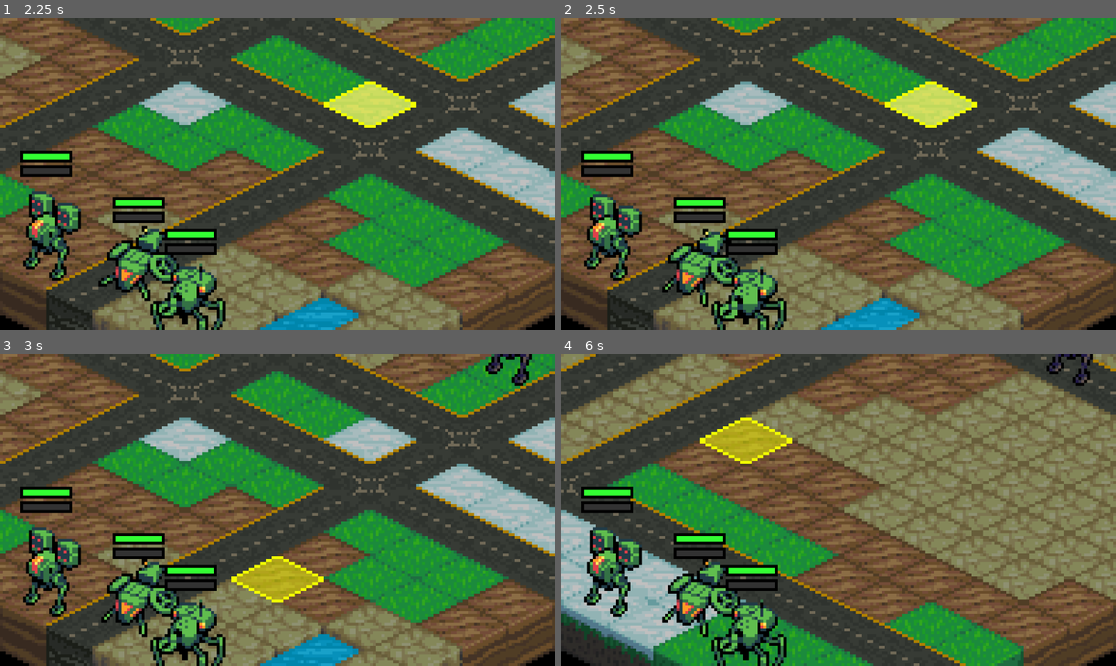
Above: before the commit, frames 1-4 (two rows, left to right).
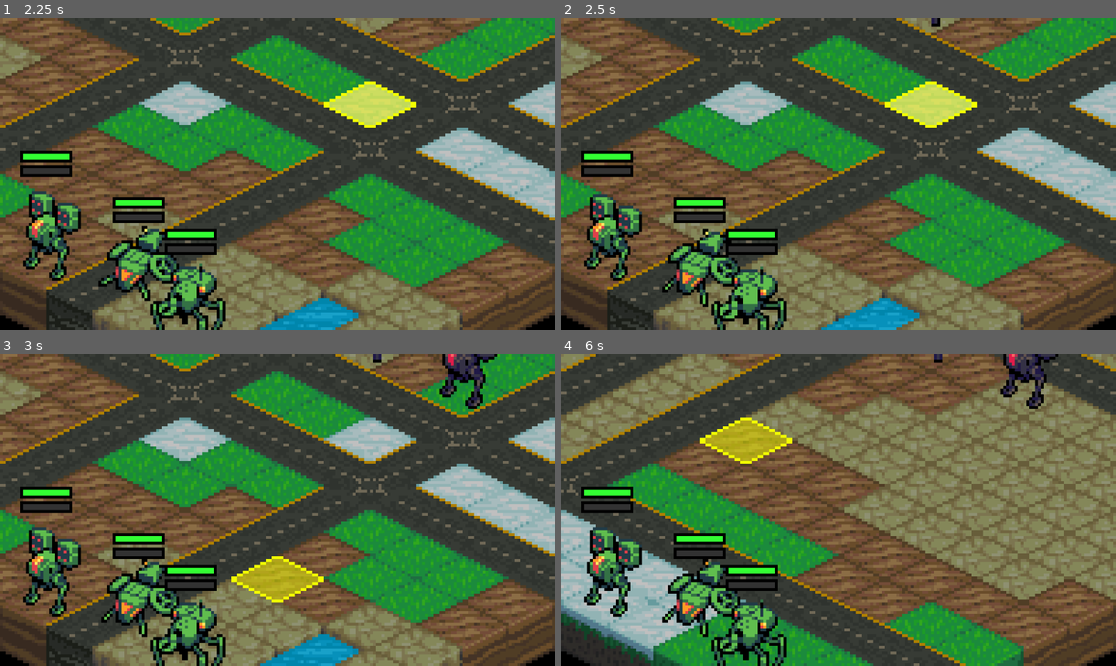
Above: after the commit, the same moments.

Repository: Tekknobot/Terrain
Game: Godot game, scene res://Scenes/Main.tscn
Same seed, same stepped clock (60 frames per second), same inputs: the game is played once before the commit and once after it.
Inputs (mouse positions are in pixels of both pictures, inside the frame that each line leads up to):
- Up to frame 1 (2.25 s): tap Enter at 0.5 s; move the mouse to (399, 158) at 0.52 s; click (399, 158) at 0.67 s; tap Space at 0.77, 1.52 s; move the mouse to (166, 189) at 1.27 s; click (166, 189) at 1.42 s; move the mouse to (333, 105) at 2.02 s; click (333, 105) at 2.17 s
- Up to frame 2 (2.5 s): no input
- Up to frame 3 (3 s): move the mouse to (249, 572) at 2.77 s; click (249, 572) at 2.92 s
- Up to frame 4 (6 s): tap Space at 3.02, 3.77, 4.52 s; move the mouse to (1005, 556) at 3.52 s; click (1005, 556) at 3.67 s; move the mouse to (672, 463) at 4.27 s; click (672, 463) at 4.42 s; move the mouse to (866, 510) at 5.02 s; click (866, 510) at 5.17 s; move the mouse to (755, 432) at 5.77 s; click (755, 432) at 5.92 s

Frame 1 is identical in both runs. In frame 2, less than 0.1% of the frame differs, in the area x 66-69%, y 0-3%; in frame 3, 1.4%, in the area x 67-96%, y 0-18%; in frame 4, 1.1%.

Commit message:
Nicely done.

Diff:
--- a/Scripts/BattleGrid.gd
+++ b/Scripts/BattleGrid.gd
@@ -224,9 +224,8 @@
 		print("  -", unit.name, "at", unit.tile_pos, "is_player:", unit.is_player)
 
 
-func update_astar_grid() -> void:
-	var tilemap = self
-	var used_rect = tilemap.get_used_rect()
+func update_astar_grid():
+	var used_rect = get_used_rect()
 	grid_actual_width = used_rect.size.x
 	grid_actual_height = used_rect.size.y
 
@@ -234,29 +233,25 @@
 	astar.cell_size = Vector2(1, 1)
 	astar.default_compute_heuristic = 1
 	astar.diagonal_mode = AStarGrid2D.DIAGONAL_MODE_NEVER
-
-	# IMPORTANT: set grid size so neighbors get connected
 	astar.size = Vector2i(grid_actual_width, grid_actual_height)
 
-	# Create all walkable points
+	# Register all walkable tiles first
 	for x in range(grid_actual_width):
 		for y in range(grid_actual_height):
 			var pos = Vector2i(x, y)
-			var tile_id = tilemap.get_cell_source_id(0, pos)
-			if tile_id != -1 and tile_id != water_tile_id:
-				astar.set_point_solid(pos, false)
-
-	# Build neighbor links
+			var tile_id = get_cell_source_id(0, pos)
+
+			# Water = not walkable
+			var walkable = tile_id != water_tile_id
+			astar.set_point_solid(pos, not walkable)
+
+	# Mark all occupied tiles as solid (blocked)
+	for unit in get_tree().get_nodes_in_group("Units"):
+		if is_instance_valid(unit):
+			astar.set_point_solid(unit.tile_pos, true)
+
 	astar.update()
-
-	# Don't block unit tiles yet — let pathfinding go through them for now
-	# We’ll handle pushing or blocking later.
-
-	print("AStar grid updated:", grid_actual_width, "x", grid_actual_height)
-
-	print("✅ Map post-gen complete. All units:")
-	for unit in get_tree().get_nodes_in_group("Units"):
-		print("  -", unit.name, "at", unit.tile_pos, "is_player:", unit.is_player)
+	print("✅ AStar grid updated with full walkability enforcement.")
 
 
 func is_tile_occupied(tile: Vector2i) -> bool:
--- a/Scripts/TurnManager.gd
+++ b/Scripts/TurnManager.gd
@@ -74,9 +74,11 @@
 				print("🎯 Final target:", target.name)
 				print("🧭 Path to target:", path)
 
-				# Find next dry walkable step
-				var next_step := Vector2i(-1, -1)
-				for i in range(1, path.size()):
+				# Find the furthest valid step within movement range
+				var max_steps = min(unit.movement_range, path.size() - 1)
+				var next_step: Vector2i = Vector2i(-1, -1)
+
+				for i in range(max_steps, 0, -1):
 					var step = path[i]
 					if tilemap._is_tile_walkable(step) and not tilemap.is_tile_occupied(step) and not tilemap.is_water_tile(step):
 						next_step = step
